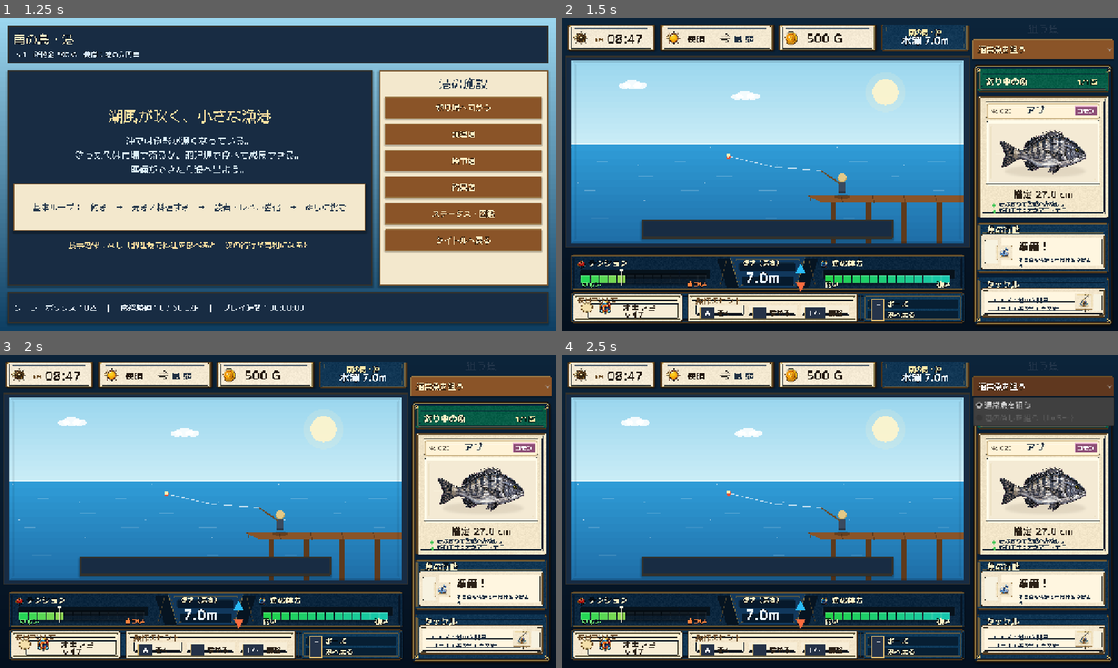
Above: before the commit, frames 1-4 (two rows, left to right).
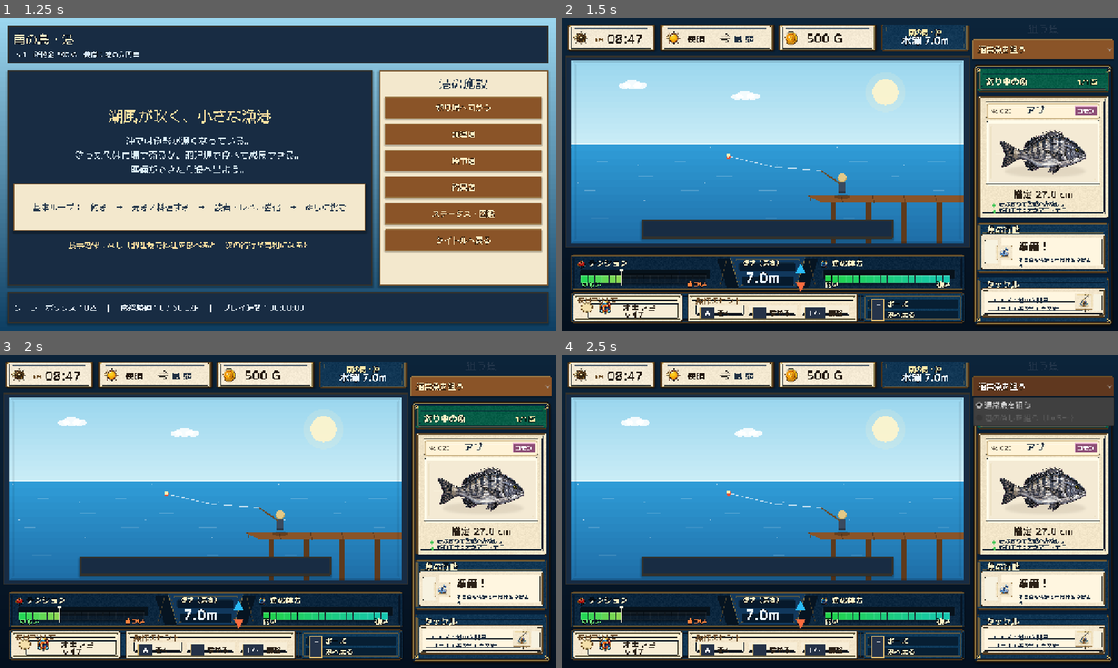
Above: after the commit, the same moments.

Repository: RYUKOU-OKUMURA/tsuri_quest_umi_mvp
Game: Godot game, scene res://scenes/main.tscn
Same seed, same stepped clock (60 frames per second), same inputs: the game is played once before the commit and once after it.
Inputs:
- Up to frame 1 (1.25 s): click "ゲームを始める" at 0.5 s
- Up to frame 2 (1.5 s): click "釣り場へ向かう" at 1.25 s
- Up to frame 3 (2 s): no input
- Up to frame 4 (2.5 s): click "通常魚を狙う" at 2 s

Frame 1 is identical in both runs. In frame 2, 0.2% of the frame differs, in the area x 4-69%, y 82-85%; in frame 3, 0.2%; in frame 4, 0.2%.

Commit message:
Refine fight HUD meter density

Diff:
--- a/src/ui/components/fight_hud.gd
+++ b/src/ui/components/fight_hud.gd
@@ -233,8 +233,8 @@
 		draw_rect(rect.grow(3.0), Color(0.0, 0.0, 0.0, 0.35), true)
 		draw_rect(rect, Color("#07101b"), true)
 		draw_rect(rect, Color("#0f2a43"), false, 2.0)
-	var segments := 14 if _hud_frame != null else 18
-	var gap := 2.0
+	var segments := 18
+	var gap := 1.5 if _hud_frame != null else 2.0
 	var seg_w := (rect.size.x - gap * float(segments - 1)) / float(segments)
 	if _hud_frame != null:
 		draw_rect(rect.grow(2.0), Color(0.0, 0.0, 0.0, 0.22), true)
Not shown, changed: design-qa.md
Not shown, changed: docs/11_underwater_fight_showcase.md
